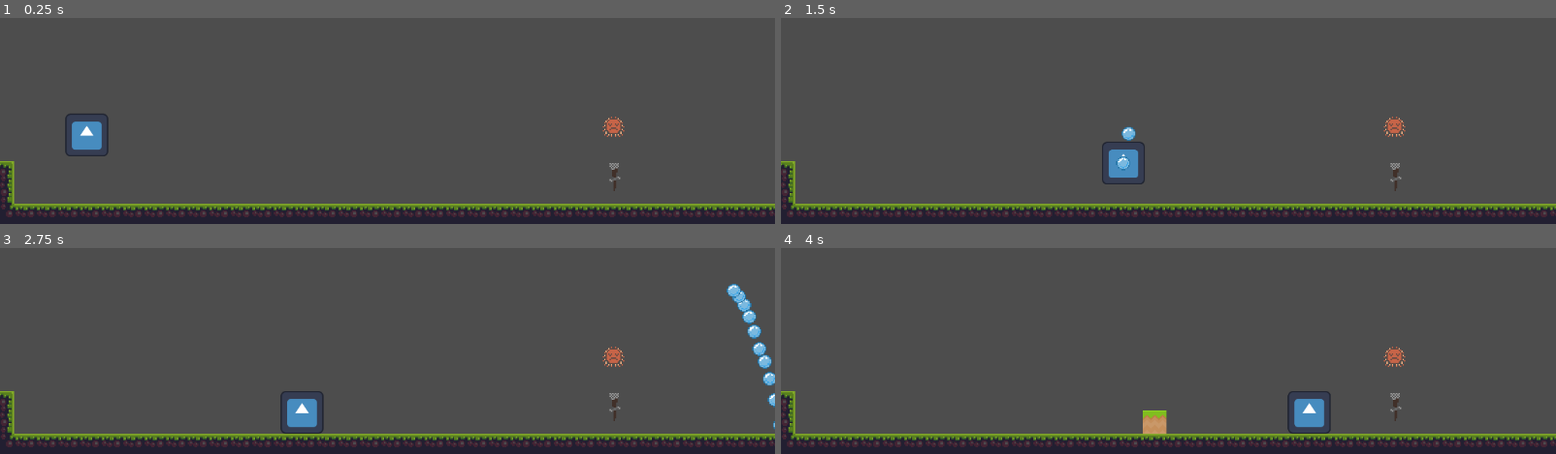
Above: before the commit, frames 1-4 (two rows, left to right).
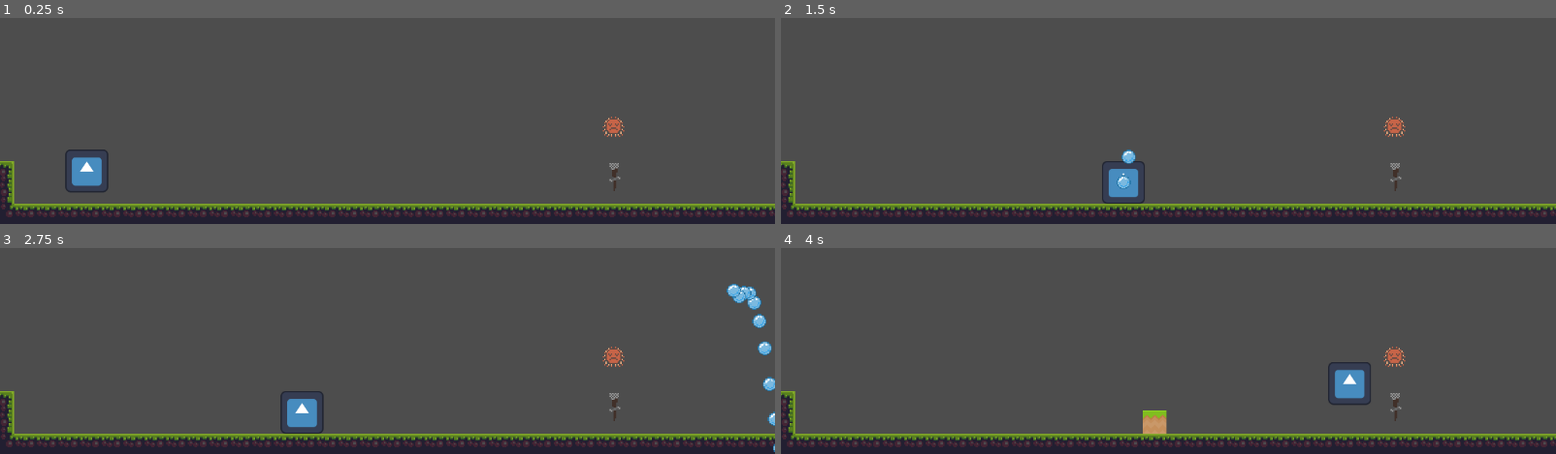
Above: after the commit, the same moments.

Repository: hanseei/superwizquest
Game: Godot game, scene res://Assets/Nodes/Scenes/TestStage.tscn
Same seed, same stepped clock (60 frames per second), same inputs: the game is played once before the commit and once after it. The engine's default icon, where the game draws it, is replaced by a stand-in: a white triangle on a blue panel in a dark square.
Inputs:
- Up to frame 1 (0.25 s): no input
- Up to frame 2 (1.5 s): hold Shift (shift) 0.53-1.28 s; hold D (move_right) from 0.53 s (still down); tap W (move_up) at 0.77 s; tap Space (space) at 1.35 s
- Up to frame 3 (2.75 s): tap W (move_up) at 1.52 s; release D (move_right) at 2.03 s; hold A (move_left) from 2.03 s (still down); hold Shift (shift) from 2.03 s (still down)
- Up to frame 4 (4 s): release A (move_left) at 2.78 s; release Shift (shift) at 2.78 s; hold D (move_right) from 2.78 s (still down); tap Space (space) at 2.85 s; tap W (move_up) at 3.02, 3.77 s; hold Shift (shift) from 3.53 s (still down)

The runs differ from the first frame. In frame 1, 1.4% of the frame differs, in the area x 8-15%, y 46-85%; in frame 2, 1.0%; in frame 3, 1.0%; in frame 4, 1.4%, in the area x 65-77%, y 55-91%.

Commit message:
Fixed connection between torch and symbol, meaning we have semi-dynamic signals!

Diff:
--- a/Assets/Nodes/Actors/Interactables/Scripts/toggletest.gd
+++ b/Assets/Nodes/Actors/Interactables/Scripts/toggletest.gd
@@ -1,15 +1,17 @@
 extends Node2D
 #	Will be used to connect the 'light' on this sprite to the signal of a given torch.
-@export var triggerObjectName = "Torch"
-var triggerObject
+
+@export var triggerObject: Area2D
+var lit: bool = false
 
 
-#func _ready():
-#	if(get_node(triggerObjectName)):
-#		SceneTree
-#			triggerObject = get_node(triggerObjectName)
-#			triggerObject.lit.connect("lightUp")
+func _ready():
+	triggerObject.lit.connect(_lightUp)
+	triggerObject.doused.connect(_lightDown)
 
 
-func lightUp():
+func _lightUp():
 	$AnimatedSprite2D.animation = "activated"
+
+func _lightDown():
+	$AnimatedSprite2D.animation = "default"
--- a/Assets/Nodes/Actors/Player/Scripts/player.gd
+++ b/Assets/Nodes/Actors/Player/Scripts/player.gd
@@ -1,9 +1,9 @@
 extends CharacterBody2D
 
-const Gravity = 400
+const Gravity = 2000
 
 @export var speed = 400 # How fast the player will move (pixels/sec).
-@export var jump_velocity = -180
+@export var jump_velocity = -400
 @export var spawn_point_node: NodePath
 
 var wind_speed = 0
--- a/Assets/Nodes/Scenes/TestStage.tscn
+++ b/Assets/Nodes/Scenes/TestStage.tscn
@@ -136,8 +136,9 @@
 position = Vector2(914, 571)
 scale = Vector2(2, 2)
 
-[node name="Toggletest" parent="." instance=ExtResource("5_57x3k")]
+[node name="Toggletest" parent="." node_paths=PackedStringArray("triggerObject") instance=ExtResource("5_57x3k")]
 texture_filter = 1
 position = Vector2(912, 502)
+triggerObject = NodePath("../Torch")
 
 [connection signal="body_entered" from="Killzone" to="Killzone" method="_on_body_entered"]
